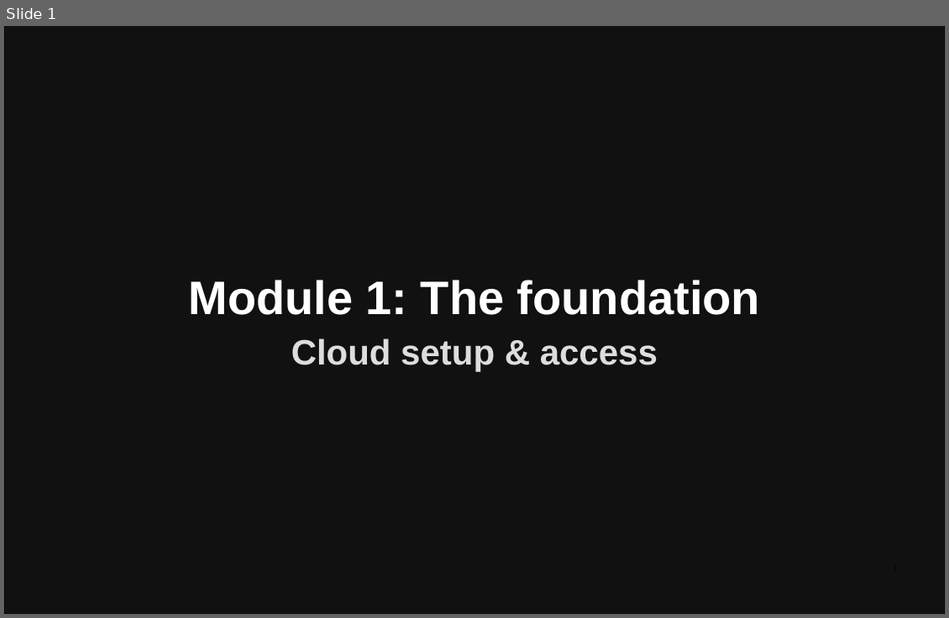
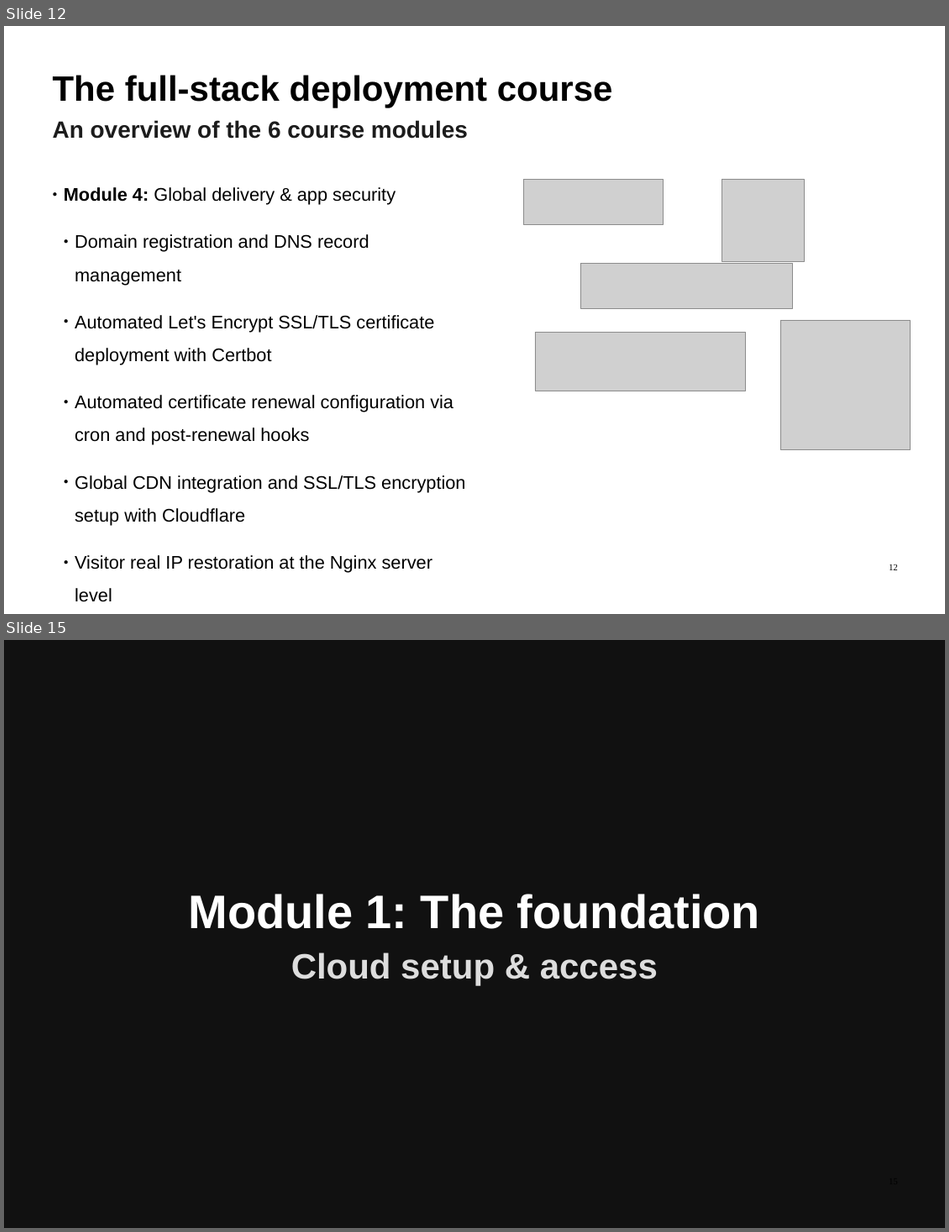
Before and after one commit to ImadSaddik/FullStackDeploymentHandbook, a slide deck: course-assets/slides/full_stack_deployment_guide.odp. Shown one above the other, each under a label of ours: slide 1 before the commit, slides 12 and 15 after it; the slides between them are not shown. The pictures are 949x618 and 949x1232 pixels, drawn with LibreOffice and Linux fonts; fonts in the diff are those of the drawing; grey boxes stand for pictures. Boxes give left, top, right and bottom in pixels: in the first picture for what was removed or moved away, otherwise in the second. Text is boxed around its words. In the diff, an @@ line names an element or a change of style, - is before the commit and + after.

Commit message:
slides: add global introduction

```diff
--- a/course-assets/slides/full_stack_deployment_guide.odp
+++ b/course-assets/slides/full_stack_deployment_guide.odp
@@ slide 12 added at (4, 26, 945, 614), background #FFFFFF @@
@@ text added at (53, 75, 613, 107), 54 pt, text #000000, bold @@
+The full-stack deployment course
@@ text added at (53, 120, 468, 139), 36 pt, text #1C1C1C, bold @@
+An overview of the 6 course modules
@@ text added at (64, 187, 465, 573), 28 pt, text #000000 @@
+● Module 4: Global delivery & app security
+  ● Domain registration and DNS record management
+  ● Automated Let's Encrypt SSL/TLS certificate deployment with Certbot
+  ● Automated certificate renewal configuration via cron and post-renewal hooks
+  ● Global CDN integration and SSL/TLS encryption setup with Cloudflare
+  ● Visitor real IP restoration at the Nginx server level
+  ● ...
@@ picture added at (523, 179, 663, 225) @@
@@ picture added at (721, 179, 804, 261) @@
@@ picture added at (580, 263, 792, 308) @@
@@ picture added at (780, 320, 910, 450) @@
@@ picture added at (535, 332, 745, 391) @@
@@ page number added at (889, 564, 898, 570), 14 pt, text #000000 @@
+12
@@ what was slide 1 is now slide 15 @@
```
Also in this commit, not shown: 13 other slides added.
